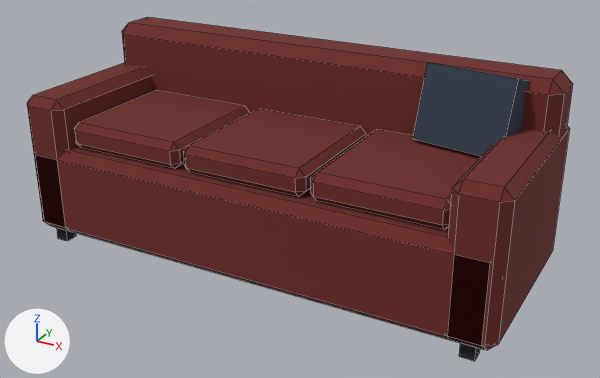
An edit to the FBX model Assets/_Project/Art/Environment/LabKit/Meshes/Sofa.fbx, drawn before and after from the same camera.
Both versions are drawn from a 50 mm lens placed at (1.7, -2.97, 1.82), pointed at (0.08, -0.02, 0.34). Every picture has the same lights, and +X, +Y and +Z are marked at lower left. The older version comes first. Mesh edges are drawn as thin lines.

Before the edit, the objects in view are built like this:
```python
mat_lab_fabric = principled_material('Lab_Fabric')
mat_lab_fabric.base_color = (0.156, 0.0232, 0.0194)  # dark red #6e2a26
mat_lab_fabric.roughness = 1.0
mat_lab_fabricblue = principled_material('Lab_FabricBlue')
mat_lab_fabricblue.base_color = (0.0343, 0.0482, 0.0802)  # dark blue #343e50
mat_lab_fabricblue.roughness = 1.0
me_sofa = bpy.data.meshes.new('Sofa')
me_sofa.from_pydata(...)  # 208 vertices, 212 faces; spans x -1.11..1.11, y -0.45..0.46, z 0.0..0.93
# faces by material slot: [182, 24, 6]
me_sofa.materials.append(mat_lab_fabric)  # dark red #6e2a26
me_sofa.materials.append(mat_lab_metaldark)  # black #1f2328
me_sofa.materials.append(mat_lab_fabricblue)  # dark blue #343e50
ob_sofa = bpy.data.objects.new('Sofa', me_sofa)
ob_sofa.location = (0.0, 0.0, 0.0)
```
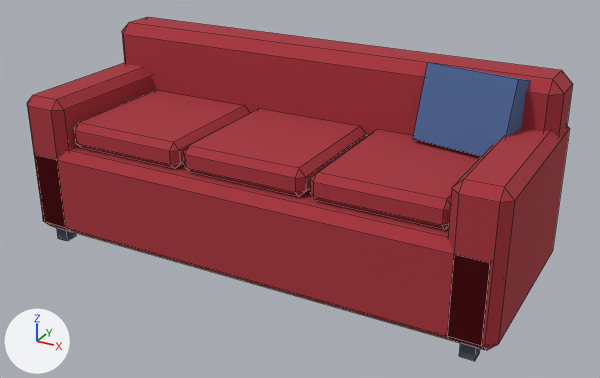
Location of each change, (x1, y1, x2, y2) in pixels of the pictures (600 x 378 px):
'Sofa', recoloured (dark red to red)
    both: (27, 17, 573, 361)

The change, as a diff of the scene's bpy script:
```diff
--- a/Assets/_Project/Art/Environment/LabKit/Meshes/Sofa.fbx.py
+++ b/Assets/_Project/Art/Environment/LabKit/Meshes/Sofa.fbx.py
@@ mat_lab_fabric @@
 mat_lab_fabric = principled_material('Lab_Fabric')
-mat_lab_fabric.base_color = (0.156, 0.0232, 0.0194)  # dark red #6e2a26
+mat_lab_fabric.base_color = (0.392, 0.0319, 0.0452)  # red #a8323c
 mat_lab_fabric.roughness = 1.0
@@ mat_lab_fabricblue @@
 mat_lab_fabricblue = principled_material('Lab_FabricBlue')
-mat_lab_fabricblue.base_color = (0.0343, 0.0482, 0.0802)  # dark blue #343e50
+mat_lab_fabricblue.base_color = (0.0762, 0.144, 0.332)  # blue #4e6a9c
 mat_lab_fabricblue.roughness = 1.0
```
